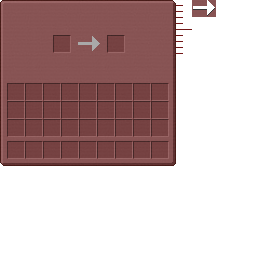
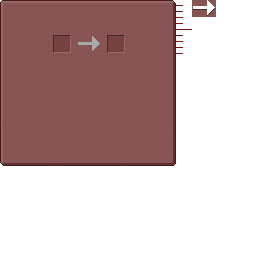
Layered file, before and after one edit (256 × 256). Changes by layer:
showed "Layer 2" over [7, 83, 169, 159]
